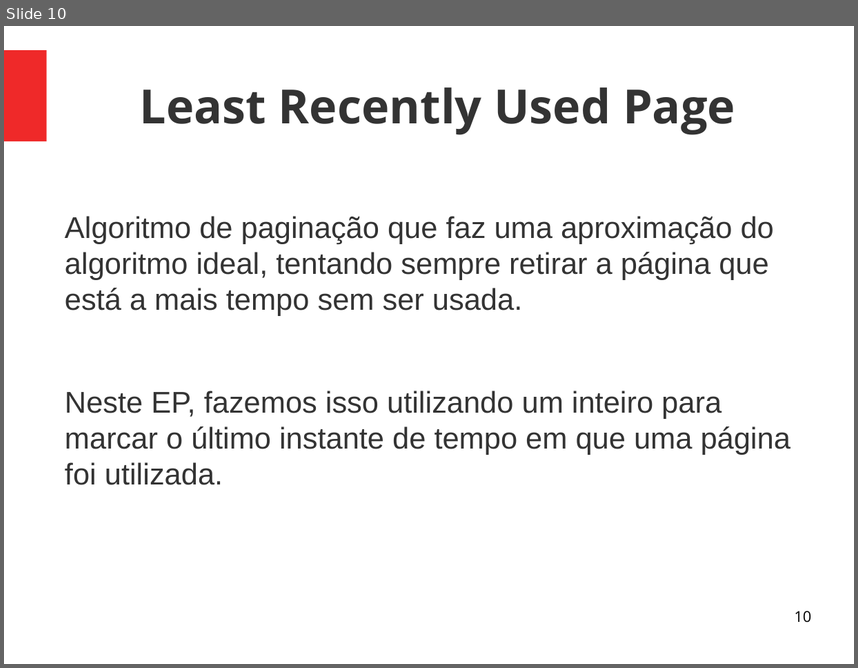
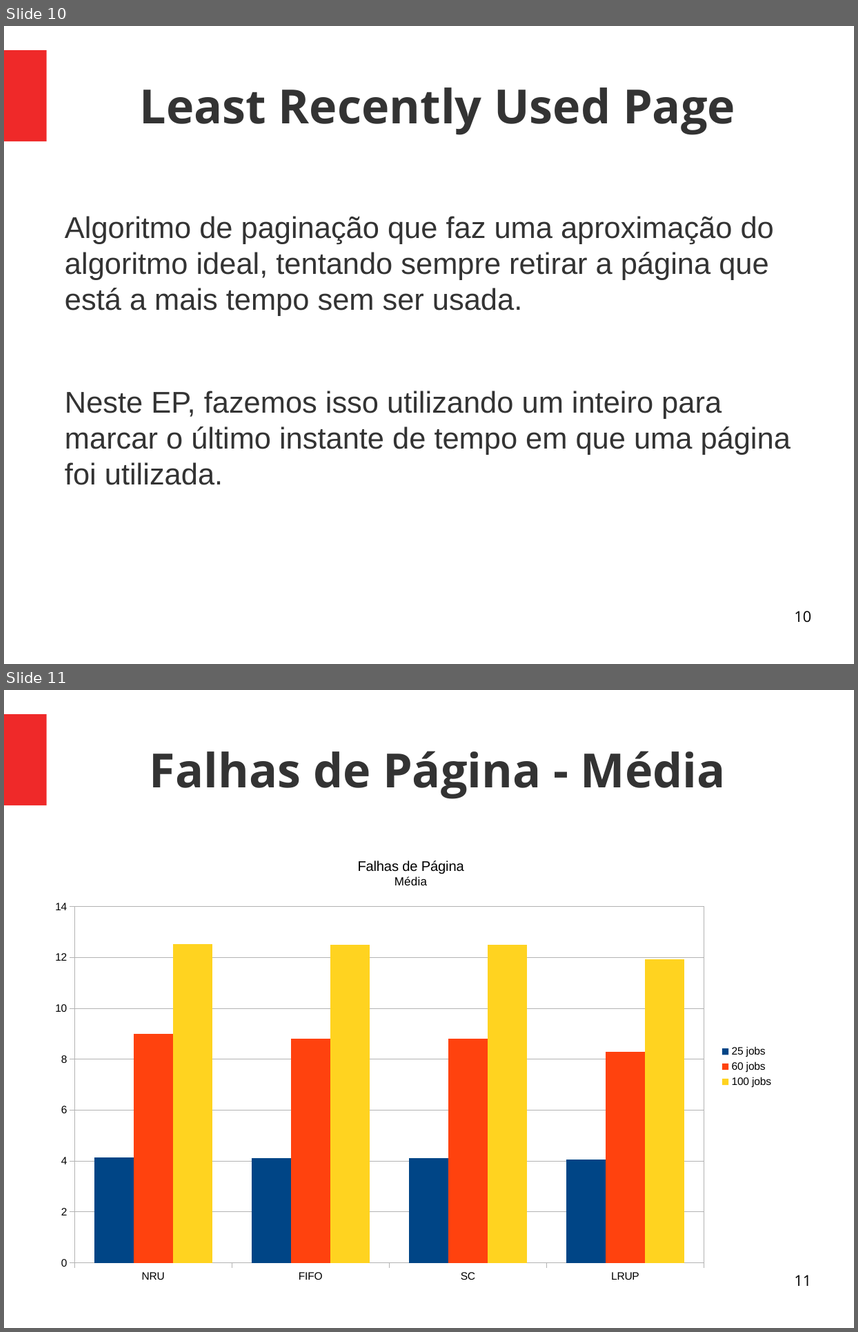
Before and after one commit to Mlordx/sistemasoperacionais, a slide deck: ep2/apresentacao.odp. Shown one above the other, each under a label of ours: slide 10 before the commit, slides 10 and 11 after it. The pictures are 858x668 and 858x1332 pixels, drawn with LibreOffice and Linux fonts; fonts in the diff are those of the drawing. Boxes give left, top, right and bottom in pixels: in the first picture for what was removed or moved away, otherwise in the second. Text is boxed around its words. In the diff, an @@ line names an element or a change of style, - is before the commit and + after.

```diff
--- a/ep2/apresentacao.odp
+++ b/ep2/apresentacao.odp
@@ slide 11 added at [4, 690, 854, 1328], background #FFFFFF; not listed: 1 template element that a slide beside it also shows @@
@@ title added at [150, 751, 726, 799], 44 pt, text #333333, bold @@
+Falhas de Página - Média
@@ column chart added at [41, 842, 782, 1292] @@
+title "Falhas de Página Média"
+categories: NRU, FIFO, SC, LRUP
+25 jobs: 4.1, 4.1, 4.1, 4.1
+60 jobs: 9, 8.8, 8.8, 8.3
+100 jobs: 12.5, 12.5, 12.5, 11.9
@@ page number added at [794, 1274, 811, 1285], 14 pt, text #000000 @@
+11
```
Also in this commit, not shown: 2 other slides added, 1 other file.
